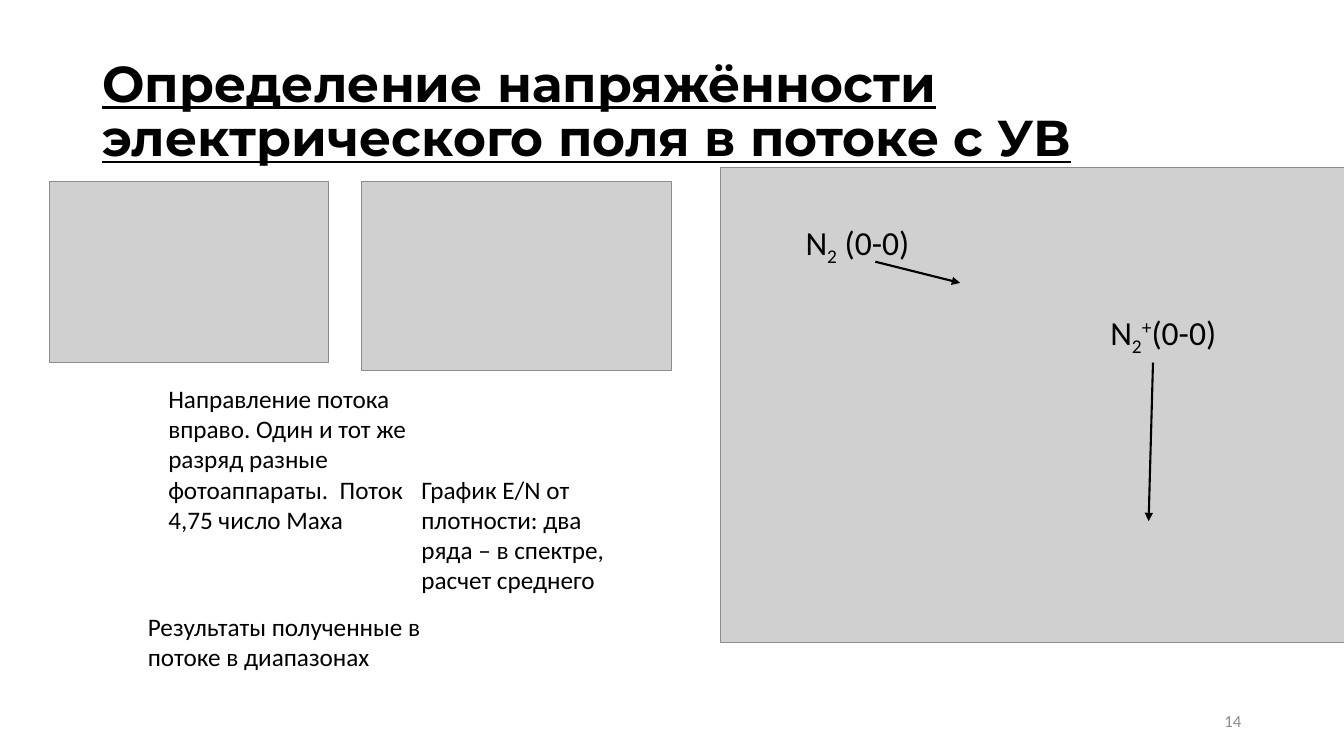
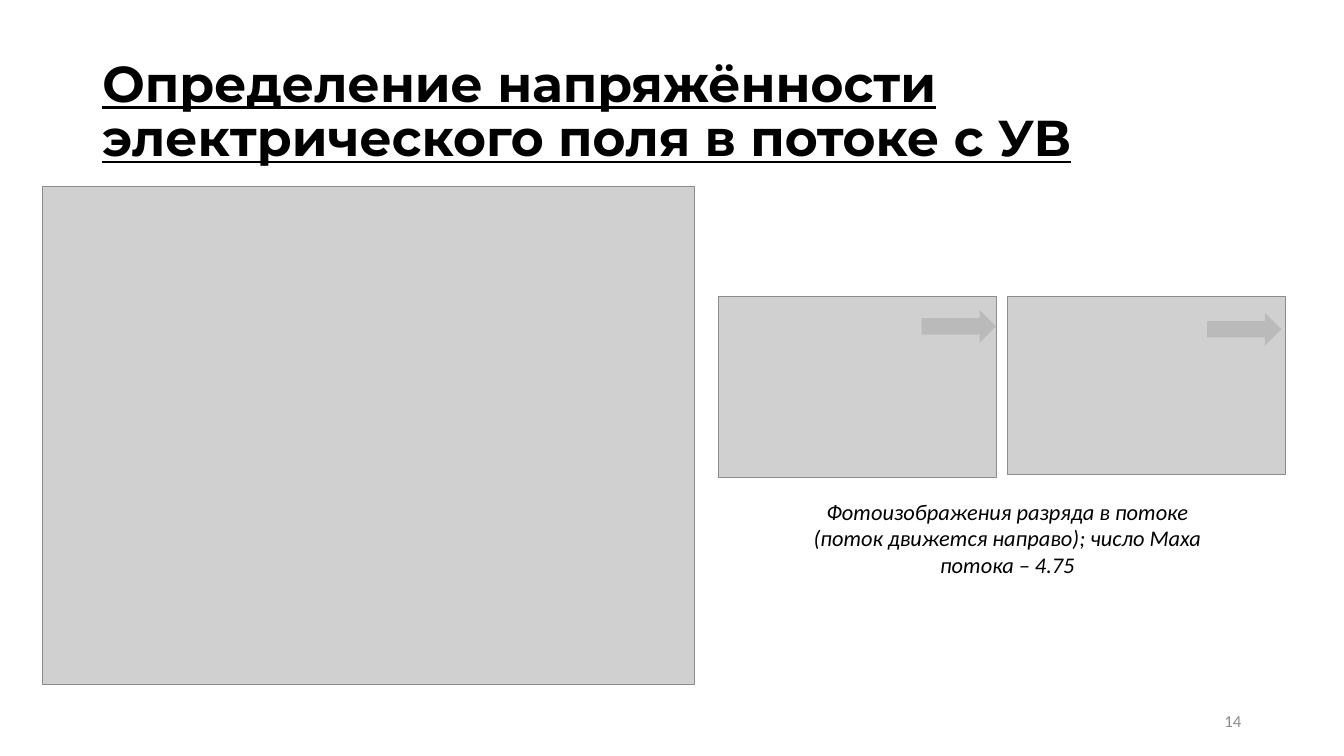
Before and after one commit to ulanich/msu, a slide deck: slide 14 of МАГ.ДИСС/предзащита.pptx. Drawn at 1344x756 pixels with LibreOffice and Linux fonts; fonts in the diff are those of the drawing; grey boxes stand for pictures. Boxes give left, top, right and bottom in pixels: in the first picture for what was removed or moved away, otherwise in the second. Text is boxed around its words. In the diff, an @@ line names an element or a change of style, - is before the commit and + after.

```diff
--- a/МАГ.ДИСС/предзащита.pptx
+++ b/МАГ.ДИСС/предзащита.pptx
@@ picture removed at [720, 167, 1344, 642] @@
@@ picture added at [42, 187, 695, 686] @@
@@ picture removed at [49, 181, 328, 363] @@
@@ text removed at [845, 230, 910, 263] @@
-N2 (0-0)
@@ arrow removed from (875, 262) to (961, 283) @@
@@ picture added at [719, 296, 997, 477] @@
@@ picture: place and size @@
-picture at [361, 181, 671, 370]
+picture at [1007, 296, 1286, 474]
@@ right arrow added at [922, 310, 996, 343], fill #A5A5A5 at 50% opacity @@
@@ text removed at [1152, 320, 1217, 350] @@
-N2+(0-0)
@@ right arrow added at [1208, 313, 1282, 346], fill #A5A5A5 at 50% opacity @@
@@ arrow removed from (1153, 363) to (1149, 521) @@
@@ text removed at [168, 391, 406, 532] @@
-Направление потока вправо. Один и тот же разряд разные фотоаппараты. Поток 4,75 число Маха
@@ text removed at [421, 481, 604, 593] @@
-График E/N от плотности: два ряда – в спектре, расчет среднего
@@ text at [814, 505, 1201, 573]: text changed; size 18 to 16 pt; italic on @@
-Результаты полученные в потоке в диапазонах
+Фотоизображения разряда в потоке (поток движется направо); число Маха потока – 4.75
```
Also in this commit, not shown: 1 other slide changed, 5 other files.
